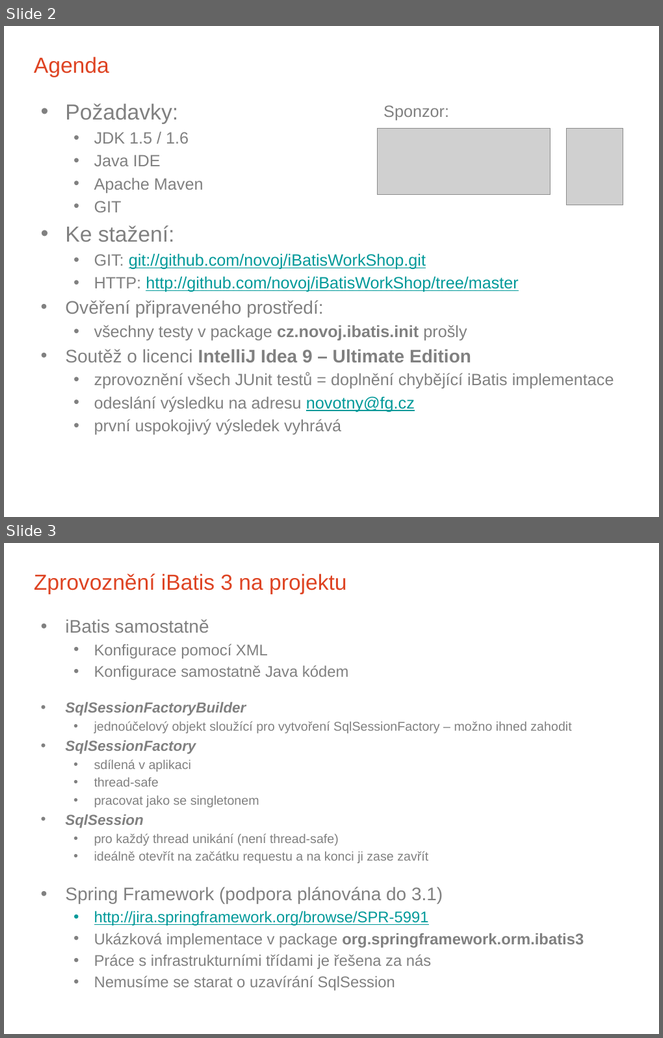
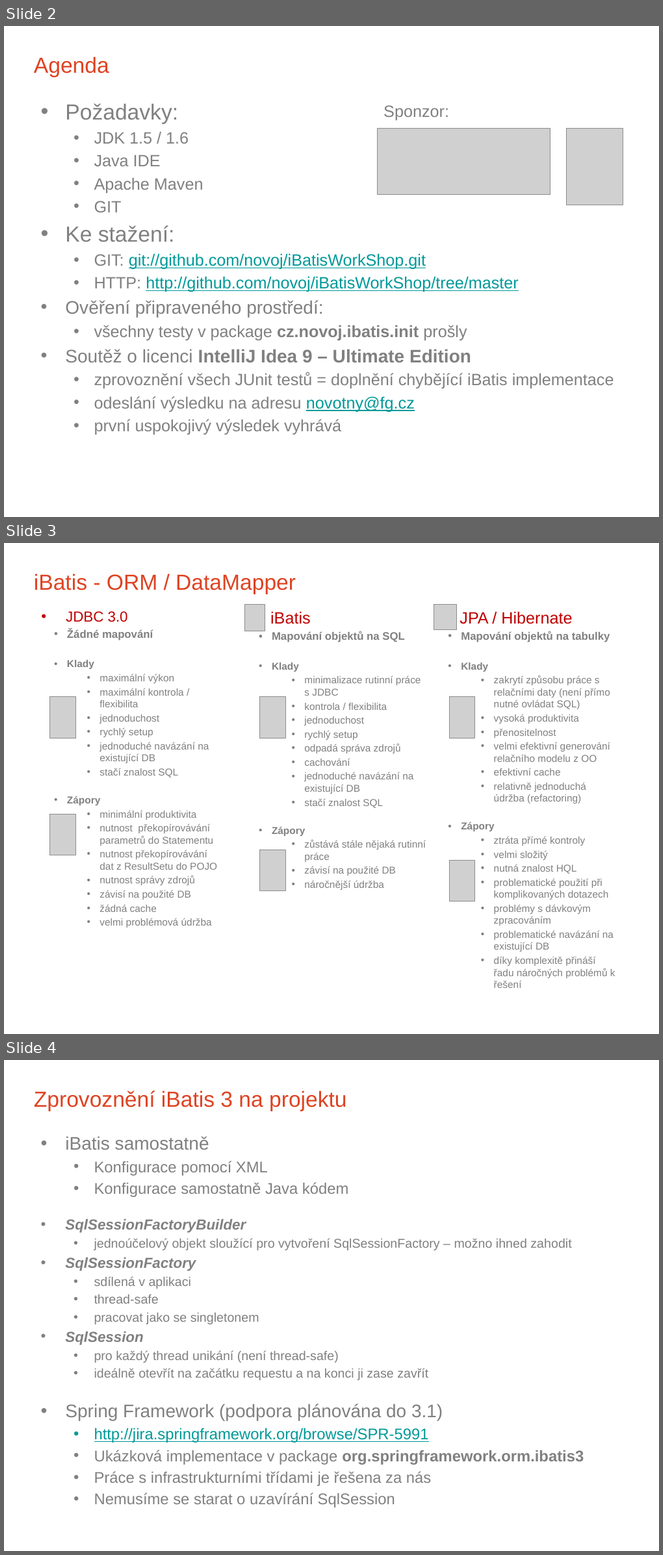
Before and after one commit to novoj/iBatisWorkShop, a slide deck: docs/iBatis 3 Workskop CZJUG.pptx. Shown one above the other, each under a label of ours: slides 2 and 3 before the commit, slides 2, 3 and 4 after it. The pictures are 663x1038 and 663x1555 pixels, drawn with LibreOffice and Linux fonts; fonts in the diff are those of the drawing; grey boxes stand for pictures; background and template pictures are left out. Boxes give left, top, right and bottom in pixels: in the first picture for what was removed or moved away, otherwise in the second. Text is boxed around its words. In the diff, an @@ line names an element or a change of style, - is before the commit and + after.

```diff
--- a/docs/iBatis 3 Workskop CZJUG.pptx
+++ b/docs/iBatis 3 Workskop CZJUG.pptx
@@ slide 3 added at [4, 543, 659, 1034], background picture (left out) @@
@@ title added at [34, 574, 296, 594], 24 pt, text #DE4322 @@
+iBatis - ORM / DataMapper
@@ text added at [66, 611, 217, 928], 11 pt, text #808080 @@
+• JDBC 3.0
+  • Žádné mapování
+  • Klady
+    • maximální výkon
+    • maximální kontrola / flexibilita
+    • jednoduchost
+    • rychlý setup
+    • jednoduché navázání na existující DB
+    • stačí znalost SQL
+  • Zápory
+    • minimální produktivita
+    • nutnost překopírovávání parametrů do Statementu
+    • nutnost překopírovávání dat z ResultSetu do POJO
+    • nutnost správy zdrojů
+    • závisí na použité DB
+    • žádná cache
+    • velmi problémová údržba
@@ picture added at [244, 605, 265, 631] @@
@@ text added at [270, 611, 426, 890], 11 pt, text #808080 @@
+• iBatis
+  • Mapování objektů na SQL
+  • Klady
+    • minimalizace rutinní práce s JDBC
+    • kontrola / flexibilita
+    • jednoduchost
+    • rychlý setup
+    • odpadá správa zdrojů
+    • cachování
+    • jednoduché navázání na existující DB
+    • stačí znalost SQL
+  • Zápory
+    • zůstává stále nějaká rutinní práce
+    • závisí na použité DB
+    • náročnější údržba
@@ picture added at [434, 605, 457, 630] @@
@@ text added at [460, 611, 616, 988], 11 pt, text #808080 @@
+• JPA / Hibernate
+  • Mapování objektů na tabulky
+  • Klady
+    • zakrytí způsobu práce s relačními daty (není přímo nutné ovládat SQL)
+    • vysoká produktivita
+    • přenositelnost
+    • velmi efektivní generování relačního modelu z OO
+    • efektivní cache
+    • relativně jednoduchá údržba (refactoring)
+  • Zápory
+    • ztráta přímé kontroly
+    • velmi složitý
+    • nutná znalost HQL
+    • problematické použití při komplikovaných dotazech
+    • problémy s dávkovým zpracováním
+    • problematické navázání na existující DB
+    • díky komplexitě přináší řadu náročných problémů k řešení
@@ picture added at [50, 696, 76, 738] @@
@@ picture added at [260, 696, 285, 738] @@
@@ picture added at [449, 696, 475, 738] @@
@@ picture added at [50, 814, 76, 856] @@
@@ picture added at [260, 850, 285, 891] @@
@@ picture added at [449, 860, 475, 901] @@
@@ text added at [37, 1011, 419, 1034], 14 pt, text #FFFFFF, bold @@
+www.fg.cz
@@ page number added at [483, 1013, 640, 1034], 14 pt, text #FFFFFF, bold @@
+3
@@ what was slide 3 is now slide 4 @@
```
Also in this commit, not shown: 4 other files.
